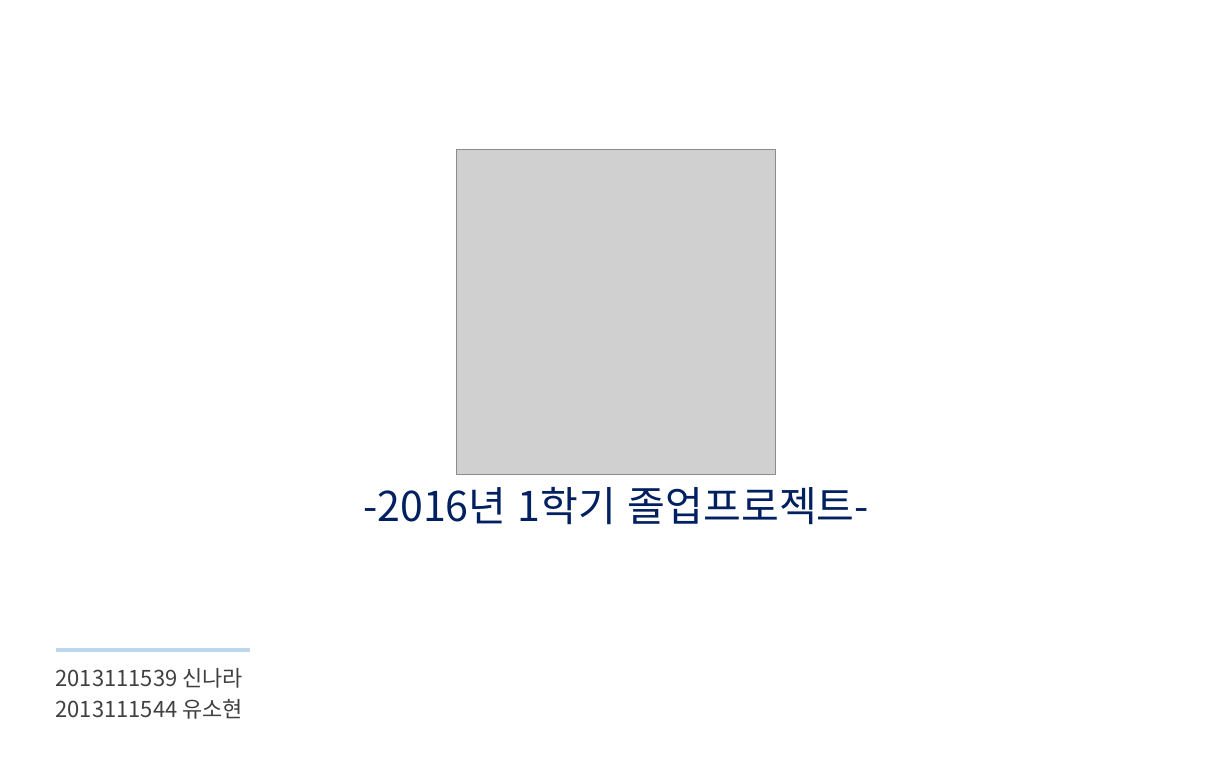
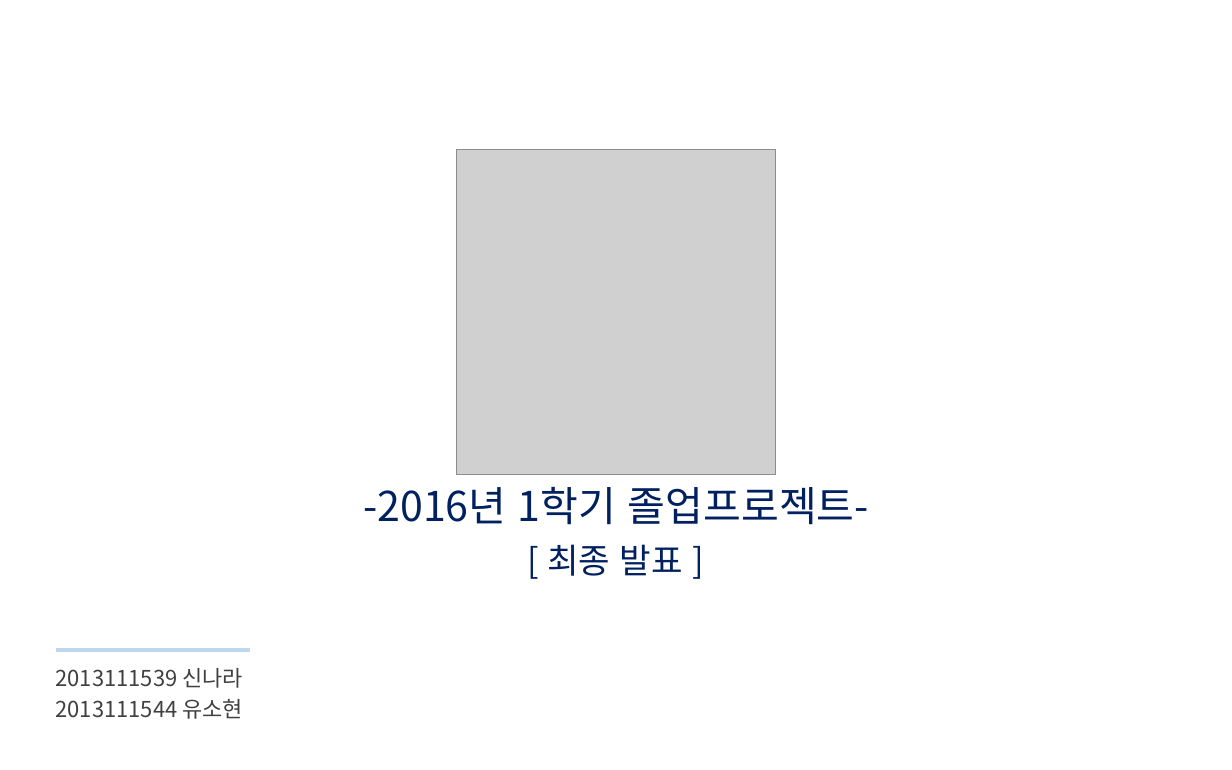
Before and after one commit to shjj94/MediPass, a slide deck: slide 1 of 졸프 최종보고서/최종발표.pptx. Drawn at 1232x770 pixels with LibreOffice and Linux fonts; fonts in the diff are those of the drawing; grey boxes stand for pictures; background and template pictures are left out. Boxes give left, top, right and bottom in pixels: in the first picture for what was removed or moved away, otherwise in the second. Text is boxed around its words. In the diff, an @@ line names an element or a change of style, - is before the commit and + after.

```diff
--- a/졸프 최종보고서/최종발표.pptx
+++ b/졸프 최종보고서/최종발표.pptx
@@ text at <box>547,544,683,576</box>: paragraph added @@
+[ 최종 발표 ]
```
Also in this commit, not shown: 56 other files.
